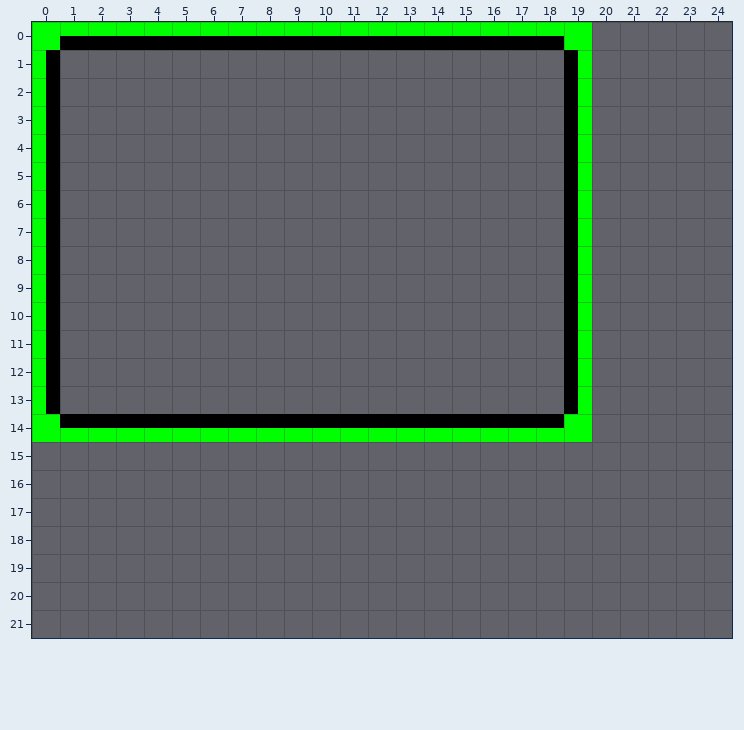
One commit to this Tiled map: res/levels/MainMenuState.tmx. That is the earlier state.
Cells are 32x32 px. Shown: x 0..24, y 0..21. The old version is drawn lined up with the new one.
Now the later version:
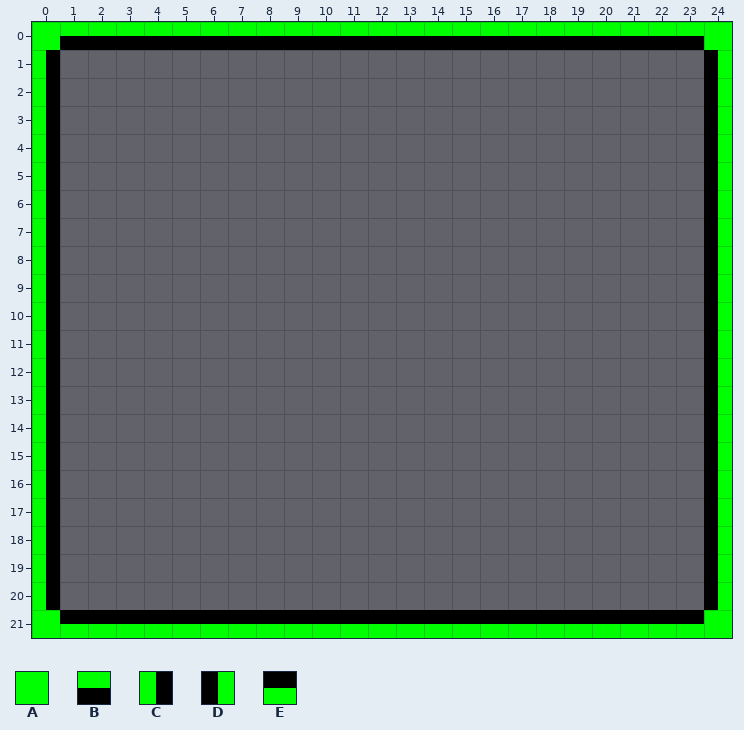
Key: from "blocks1": A 0, B 1, C 2, D 3, E 4.
_ is an empty cell.
Change:
map size 20x15 -> 25x22 cells
Layer "Tile Layer 1":
y 0: x 19..24 A_____ -> BBBBBA
y 1..13: x 19 D -> _; x 24 _ -> D
y 14: x 0..19 AEEEEEEEEEEEEEEEEEEA -> C___________________; x 24 _ -> D
y 15..20: x 0 _ -> C; x 24 _ -> D
y 21: x 0..24 _________________________ -> AEEEEEEEEEEEEEEEEEEEEEEEA
